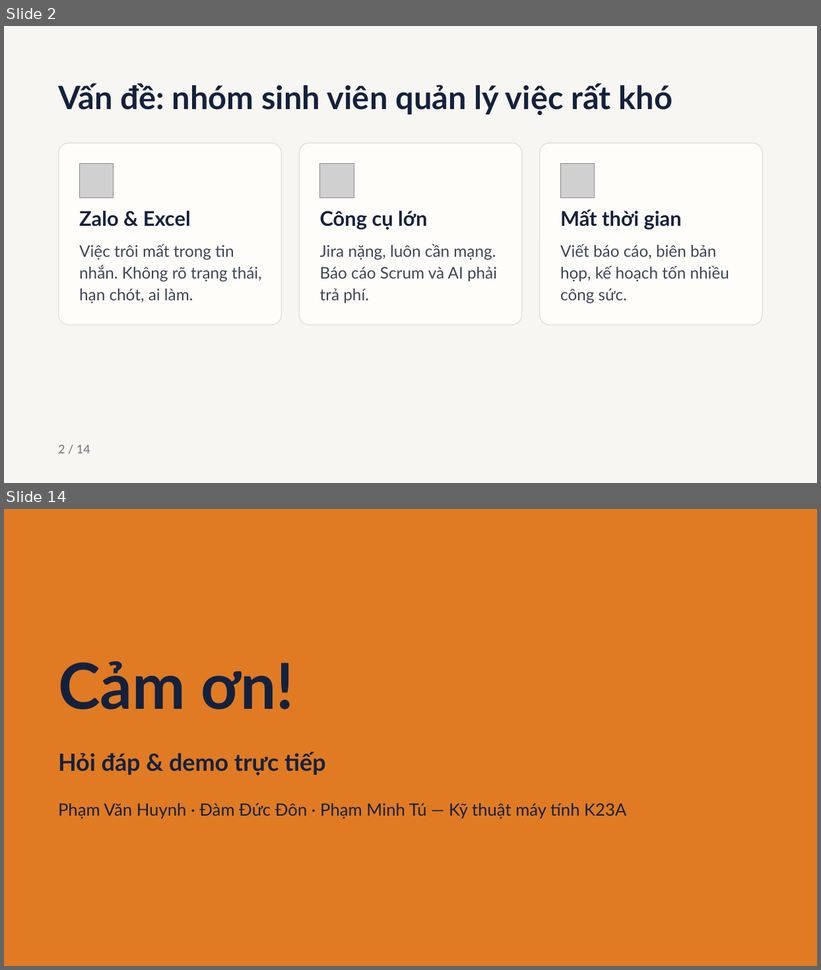
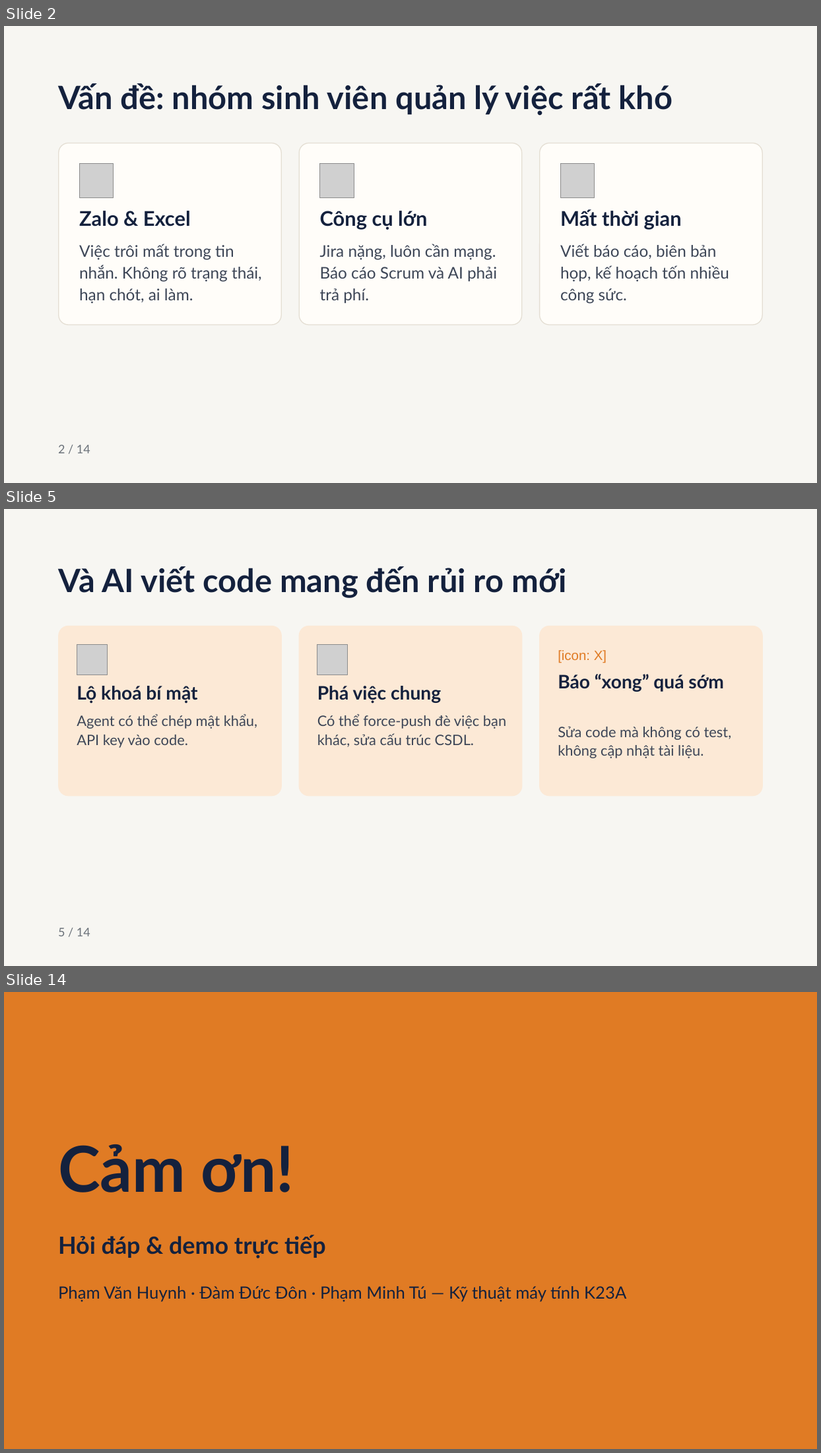
Before and after one commit to tupm2006/koshi, a slide deck: report/Slides-VI.pptx. Shown one above the other, each under a label of ours: slides 2 and 14 before the commit, slides 2, 5 and 14 after it; the slides between them are not shown. The pictures are 821x970 and 821x1453 pixels, drawn with LibreOffice and Linux fonts; fonts in the diff are those of the drawing; grey boxes stand for pictures. Boxes give left, top, right and bottom in pixels: in the first picture for what was removed or moved away, otherwise in the second. Text is boxed around its words. In the diff, an @@ line names an element or a change of style, - is before the commit and + after.

```diff
--- a/report/Slides-VI.pptx
+++ b/report/Slides-VI.pptx
@@ slide 5 added at (x1=4, y1=509, x2=817, y2=966), background #F7F6F2 @@
@@ title added at (x1=58, y1=566, x2=567, y2=598), 38 pt, text #14213D, bold @@
+Và AI viết code mang đến rủi ro mới
@@ rounded rectangle added at (x1=58, y1=626, x2=282, y2=796), fill #FCE9D6 @@
@@ rounded rectangle added at (x1=298, y1=626, x2=523, y2=796), fill #FCE9D6 @@
@@ rounded rectangle added at (x1=539, y1=626, x2=764, y2=796), fill #FCE9D6 @@
@@ picture added at (x1=77, y1=644, x2=107, y2=675) @@
@@ picture added at (x1=318, y1=644, x2=348, y2=675) @@
@@ text added at (x1=558, y1=650, x2=607, y2=663), 16 pt, text #E07B24 @@
+[icon: X]
@@ text added at (x1=77, y1=686, x2=197, y2=704), 22 pt, text #14213D, bold @@
+Lộ khoá bí mật
@@ text added at (x1=318, y1=686, x2=441, y2=704), 22 pt, text #14213D, bold @@
+Phá việc chung
@@ text added at (x1=558, y1=674, x2=724, y2=692), 22 pt, text #14213D, bold @@
+Báo “xong” quá sớm
@@ text added at (x1=77, y1=714, x2=257, y2=748), 17 pt, text #3D4657 @@
+Agent có thể chép mật khẩu, API key vào code.
@@ text added at (x1=318, y1=714, x2=506, y2=747), 17 pt, text #3D4657 @@
+Có thể force-push đè việc bạn khác, sửa cấu trúc CSDL.
@@ text added at (x1=558, y1=726, x2=732, y2=758), 17 pt, text #3D4657 @@
+Sửa code mà không có test, không cập nhật tài liệu.
@@ text added at (x1=58, y1=928, x2=90, y2=937), 14 pt, text #6A7179 @@
+5 / 14
```
Also in this commit, not shown: 4 slides changed, 6 other slides added, 7 slides removed, 1 other file.
